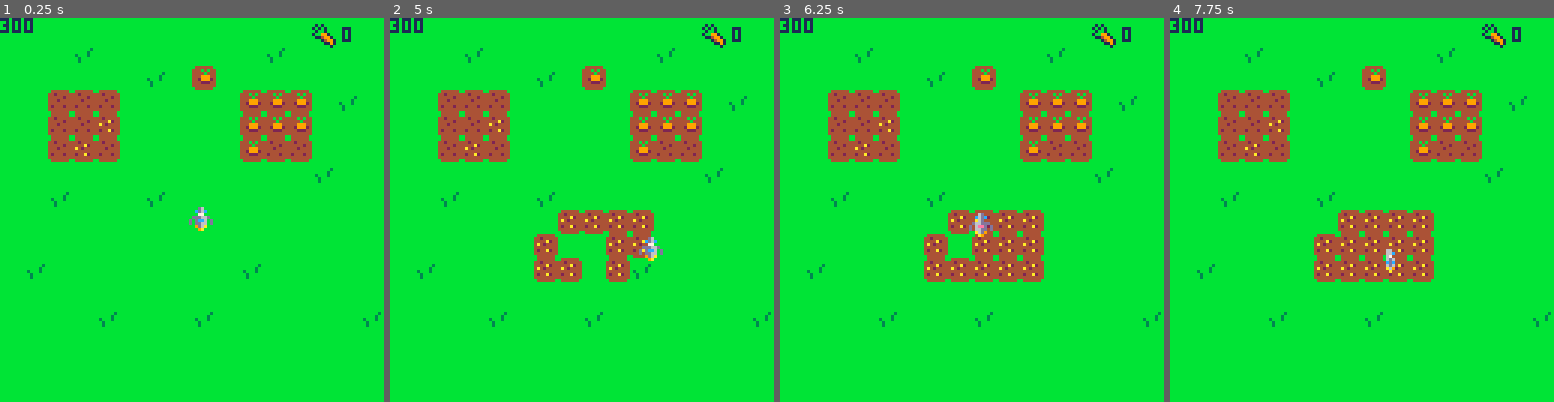
Above: before the commit, frames 1-4 (left to right).
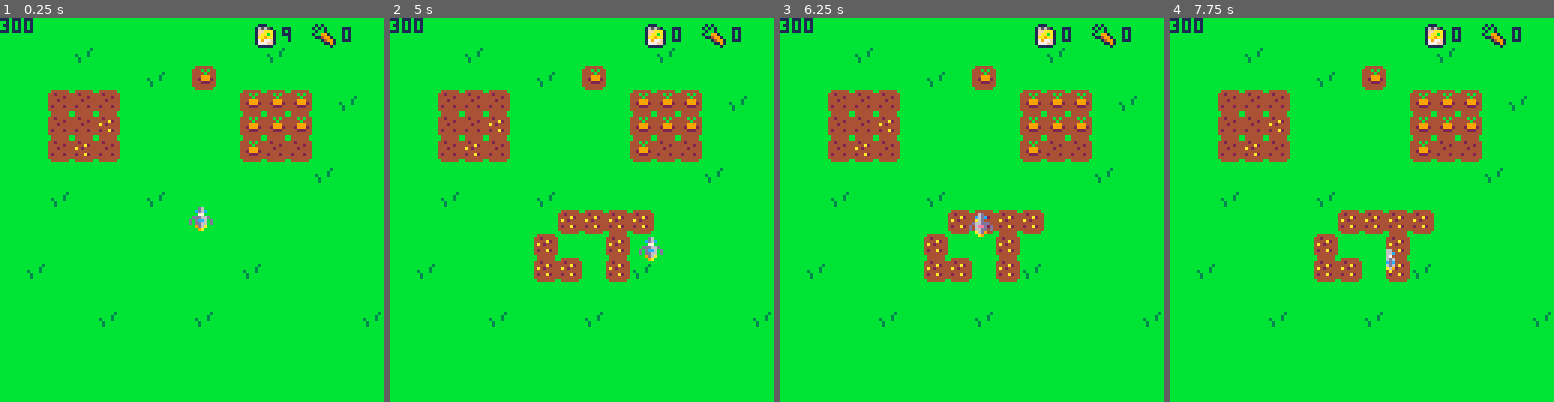
Above: after the commit, the same moments.

Repository: whykay/spacecat-farming
Game: PICO-8 cartridge farm.p8
Same seed, same stepped clock (60 frames per second), same inputs: the game is played once before the commit and once after it.
Inputs:
- Up to frame 1 (0.25 s): no input
- Up to frame 2 (5 s): tap X (X key) at 1.07, 2.07, 2.4, 2.73, 3.07, 3.4, 3.73, 4.07, 4.4, 4.73 s; hold Left 1.97-2.37 s; hold Down 2.42-2.82 s; hold Right 2.87-3.53 s; hold Up 3.58-4.08 s; hold Right 4.13-4.53 s; hold Down from 4.58 s (still down)
- Up to frame 3 (6.25 s): tap X (X key) every 0.33 s from 5.07 to 6.07 s; release Down at 5.08 s; hold Left 5.13-5.8 s; hold Up 5.85-6.18 s; hold Left from 6.23 s (still down)
- Up to frame 4 (7.75 s): tap X (X key) every 0.33 s from 6.4 to 7.73 s; release Left at 6.63 s; hold Down 6.68-7.08 s; hold Right from 7.13 s (still down)

The runs differ from the first frame. In frame 1, 0.4% of the frame differs, in the area x 66-76%, y 1-8%; in frame 2, 0.6%; in frame 3, 1.8%; in frame 4, 2.2%, in the area x 43-76%, y 1-69%.

Commit message:
tut - seeds and carrot inventory

Diff:
--- a/farm.p8
+++ b/farm.p8
@@ -72,12 +72,17 @@
 	if btnp(❎) then
 
 		if fget(mget(ptx, pty), 1) then
-			mset(ptx, pty, 3)
-			add(seeds, {
-					sx = flr(ptx),
-					sy = flr(pty),
-					tig = 0 --time in ground
-			})
+			--plant seeds on blank tiles
+			if seed_cnt > 0 then
+				seed_cnt -= 1
+				mset(ptx, pty, 3)
+				add(seeds, {
+						sx = flr(ptx),
+						sy = flr(pty),
+						tig = 0 --time in ground
+				})
+
+			end
 		elseif fget(mget(ptx, pty), 2) then
 			--collect a carrot
 			mset(ptx, pty, 0)
@@ -141,6 +146,7 @@
 
 function iinv()
 	inv = {}
+	seed_cnt = 9
 	carrots = 0
 end
 
@@ -149,6 +155,11 @@
 end
 
 function dinv()
+	--seeds inventory
+	spr(19, 84, 2)
+	print(seed_cnt, 94, 3, 1)
+
+	--carrots
 	spr(18, 104, 2)
 	print(carrots, 114, 3, 1)
 end
